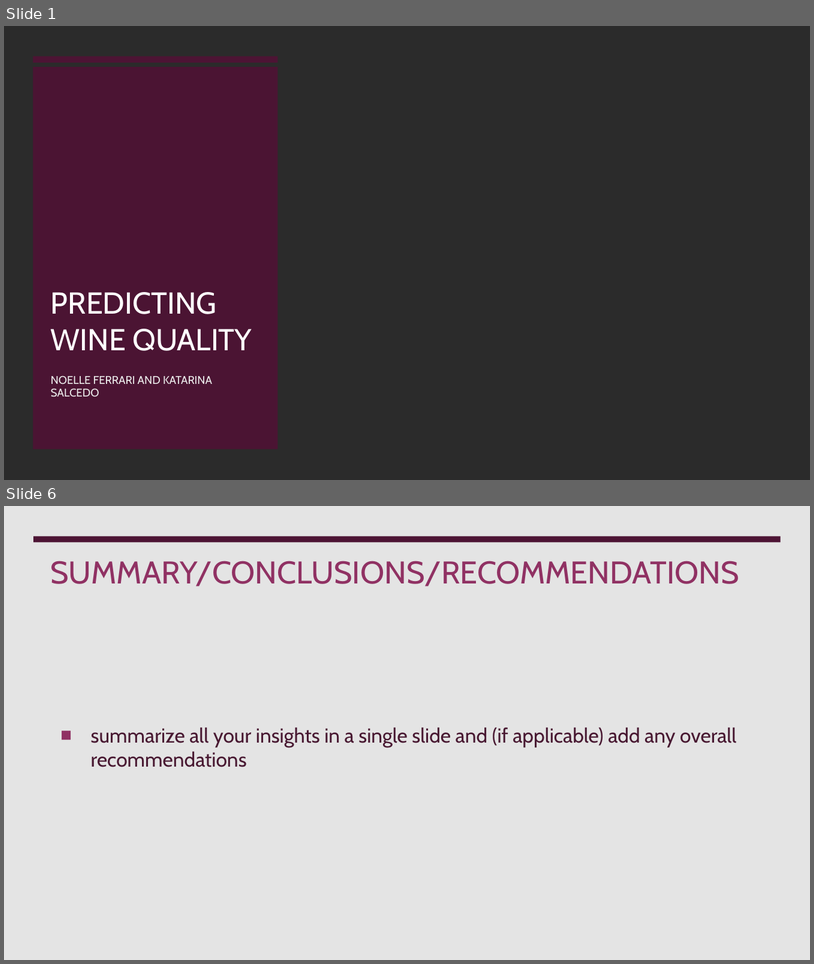
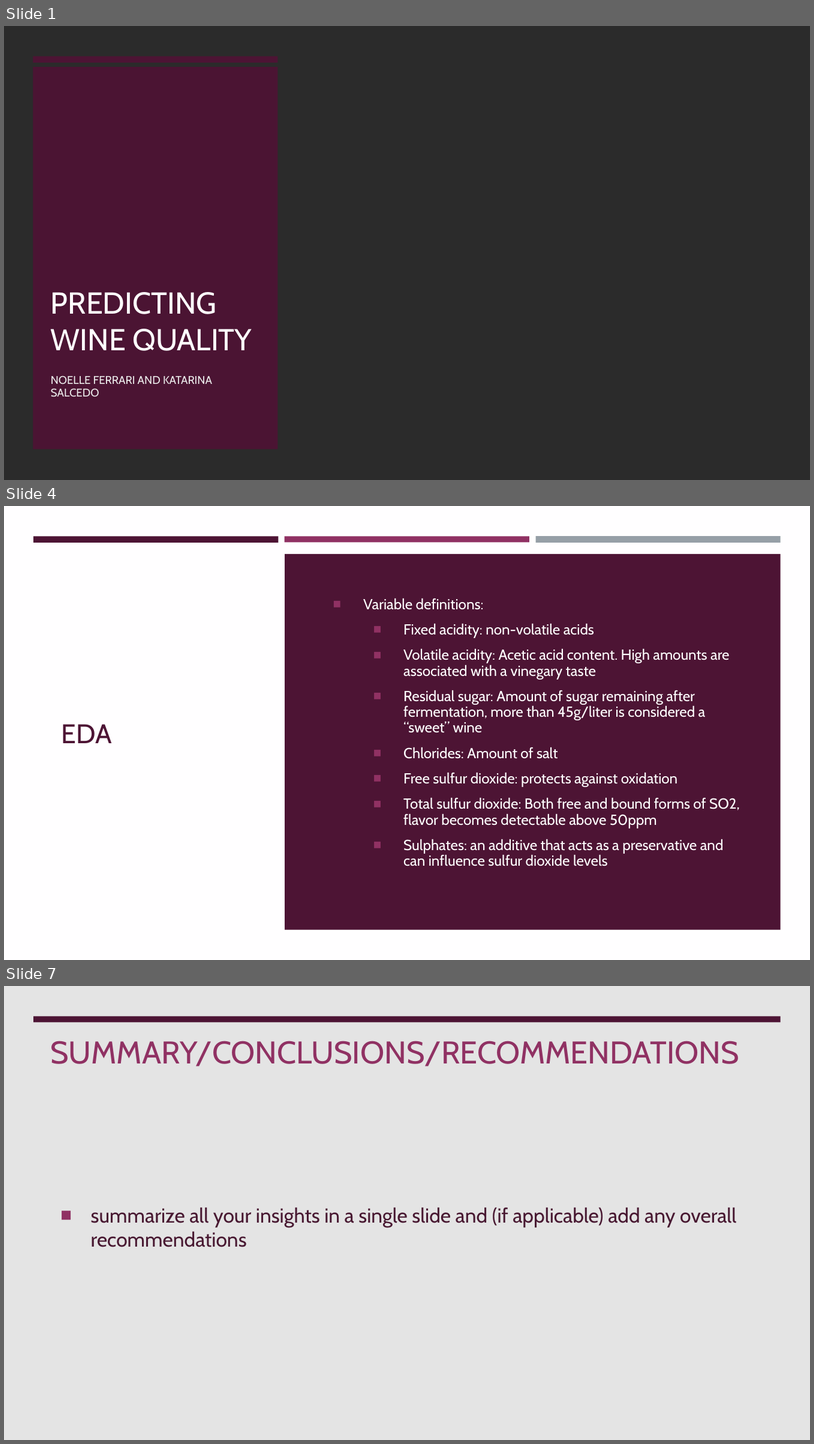
Before and after one commit to klsalcedo/red_wine_analysis, a slide deck: presentation.pptx. Shown one above the other, each under a label of ours: slides 1 and 6 before the commit, slides 1, 4 and 7 after it; the slides between them are not shown. The pictures are 814x964 and 814x1444 pixels, drawn with LibreOffice and Linux fonts; fonts in the diff are those of the drawing; background and template pictures are left out; a plain dark background stands for a picture behind light text. Boxes give left, top, right and bottom in pixels: in the first picture for what was removed or moved away, otherwise in the second. Text is boxed around its words. In the diff, an @@ line names an element or a change of style, - is before the commit and + after.

```diff
--- a/presentation.pptx
+++ b/presentation.pptx
@@ slide 4 added at box(4, 506, 810, 960), background #FFFFFF @@
@@ rectangle added at box(4, 506, 810, 959), fill #FFFEFF @@
@@ rectangle added at box(34, 537, 279, 543), fill #4D1434 @@
@@ rectangle added at box(285, 537, 530, 542), fill #903163 @@
@@ rectangle added at box(536, 536, 782, 542), fill #969FA7 @@
@@ rectangle added at box(285, 553, 780, 930), fill #4D1434 @@
@@ text added at box(363, 598, 740, 866), 13 pt, text #FFFFFF @@
+■ Variable definitions:
+  ■ Fixed acidity: non-volatile acids
+  ■ Volatile acidity: Acetic acid content. High amounts are associated with a vinegary taste
+  ■ Residual sugar: Amount of sugar remaining after fermentation, more than 45g/liter is considered a “sweet” wine
+  ■ Chlorides: Amount of salt
+  ■ Free sulfur dioxide: protects against oxidation
+  ■ Total sulfur dioxide: Both free and bound forms of SO2, flavor becomes detectable above 50ppm
+  ■ Sulphates: an additive that acts as a preservative and can influence sulfur dioxide levels
@@ title added at box(62, 724, 112, 743), 24 pt, text #4D1434 @@
+EDA
@@ what was slide 6 is now slide 7 @@
```
Also in this commit, not shown: 4 slides changed, 2 other slides added, 2 slides removed, 2 other files.
